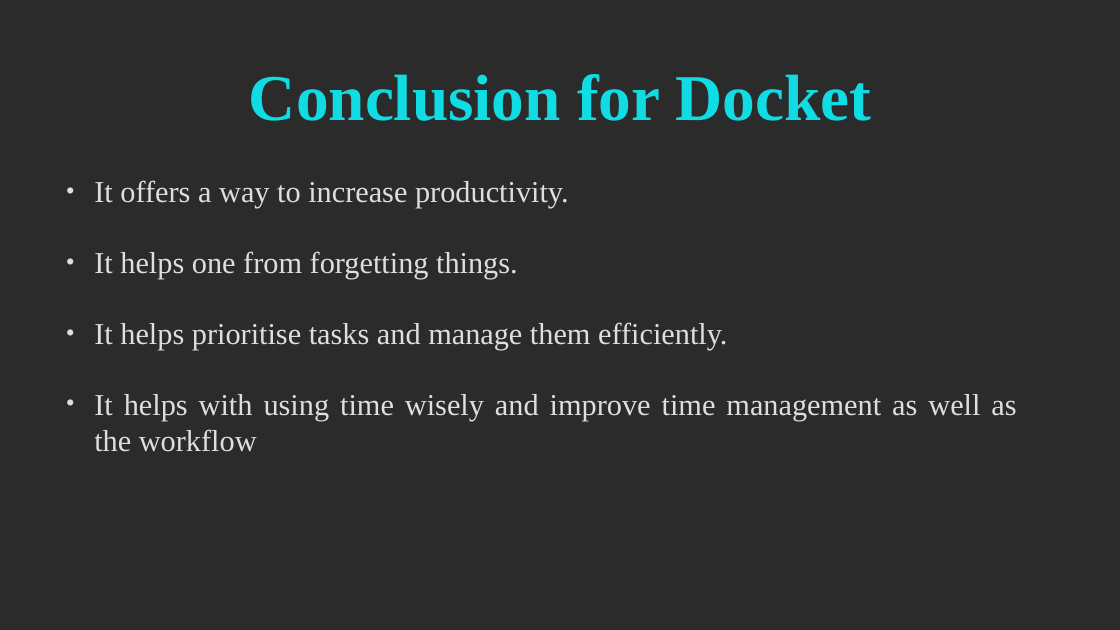
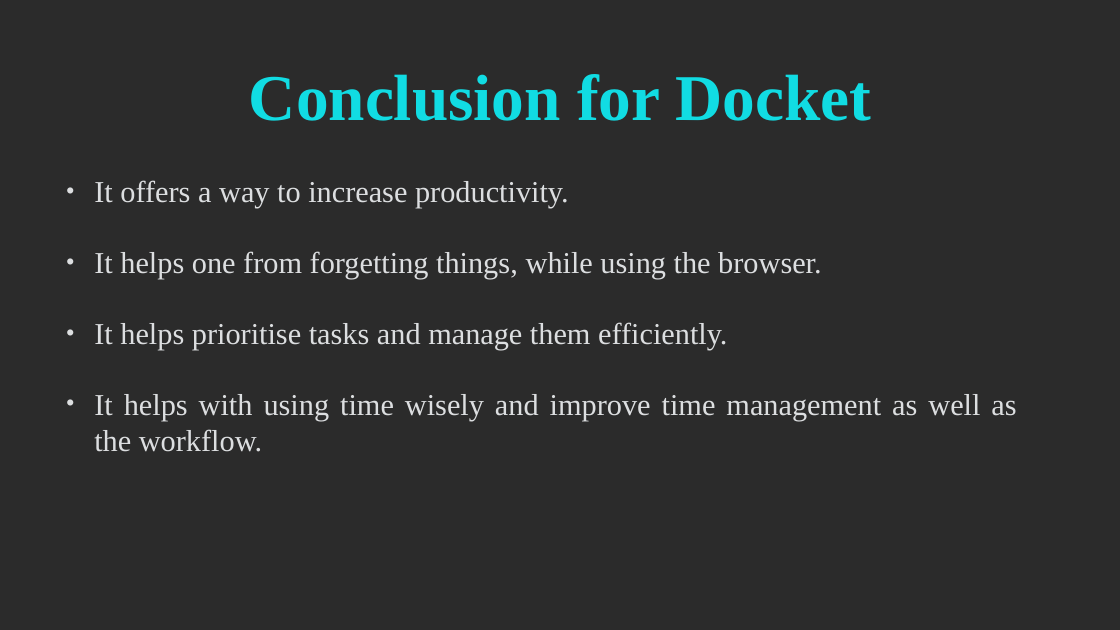
Before and after one commit to yashdahiya0/CS4540-Mozilla-Project-Group-7, a slide deck: slide 11 of doc/phase3/Final Presentation.pptx (slide 12 before the commit). Drawn at 1120x630 pixels with LibreOffice and Linux fonts; fonts in the diff are those of the drawing; background and template pictures are left out; a plain dark background stands for a picture behind light text. Boxes give left, top, right and bottom in pixels: in the first picture for what was removed or moved away, otherwise in the second. Text is boxed around its words. In the diff, an @@ line names an element or a change of style, - is before the commit and + after.

```diff
--- a/doc/phase3/Final Presentation.pptx
+++ b/doc/phase3/Final Presentation.pptx
@@ text at bbox=[94, 251, 821, 280]: text changed @@
-• It helps one from forgetting things.
+• It helps one from forgetting things, while using the browser.
@@ text at bbox=[94, 394, 1016, 452]: text changed @@
-• It helps with using time wisely and improve time management as well as the workflow
+• It helps with using time wisely and improve time management as well as the workflow.
```
Also in this commit, not shown: 9 other slides changed, 1 slide removed.
